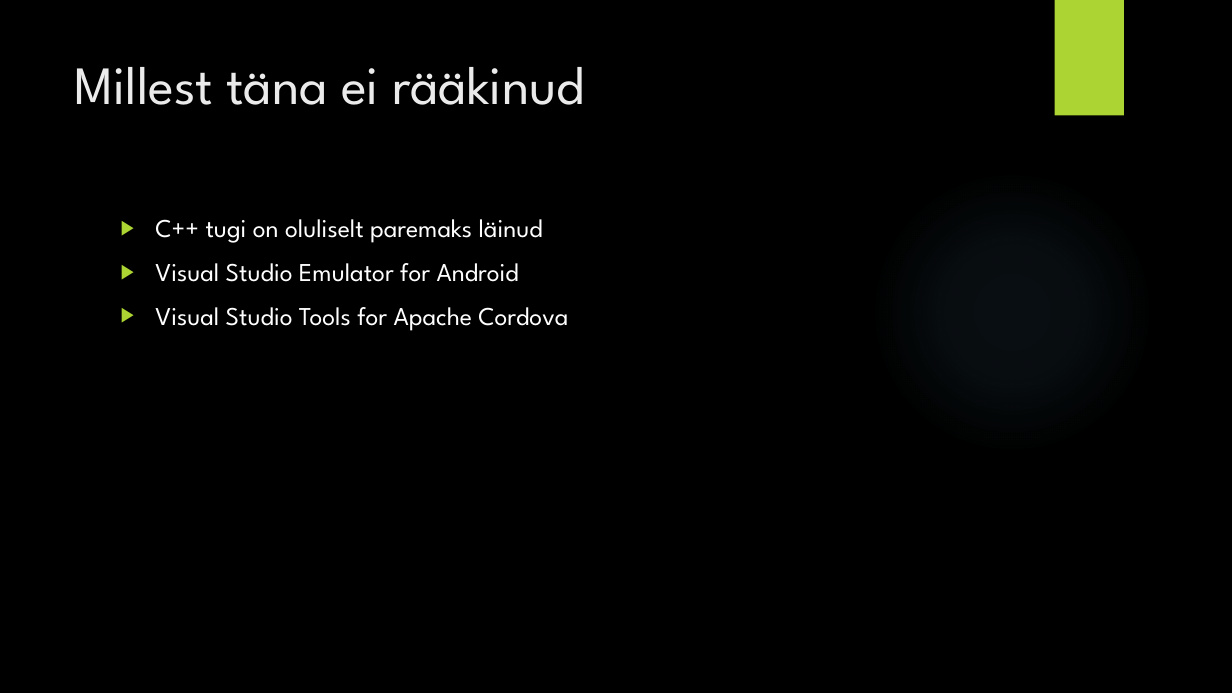
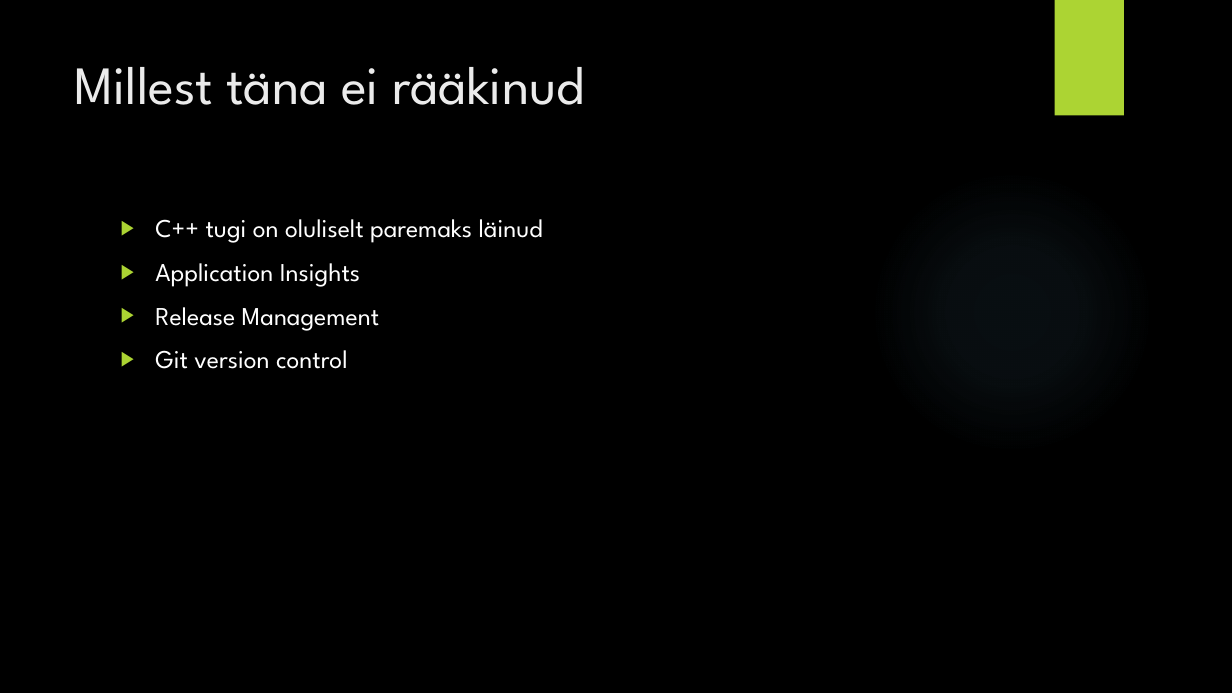
Before and after one commit to andreireinus/vs2015-eneta, a slide deck: slide 7 of vs2015.pptx (slide 4 before the commit). Drawn at 1232x693 pixels with LibreOffice and Linux fonts; fonts in the diff are those of the drawing; background and template pictures are left out. Boxes give left, top, right and bottom in pixels: in the first picture for what was removed or moved away, otherwise in the second. Text is boxed around its words. In the diff, an @@ line names an element or a change of style, - is before the commit and + after.

```diff
--- a/vs2015.pptx
+++ b/vs2015.pptx
@@ text at [155, 263, 380, 369]: text changed @@
-▶ Visual Studio Emulator for Android
-▶ Visual Studio Tools for Apache Cordova
+▶ Application Insights
+▶ Release Management
+▶ Git version control
```
Also in this commit, not shown: 2 other slides changed, 4 slides added, 1 other file.
